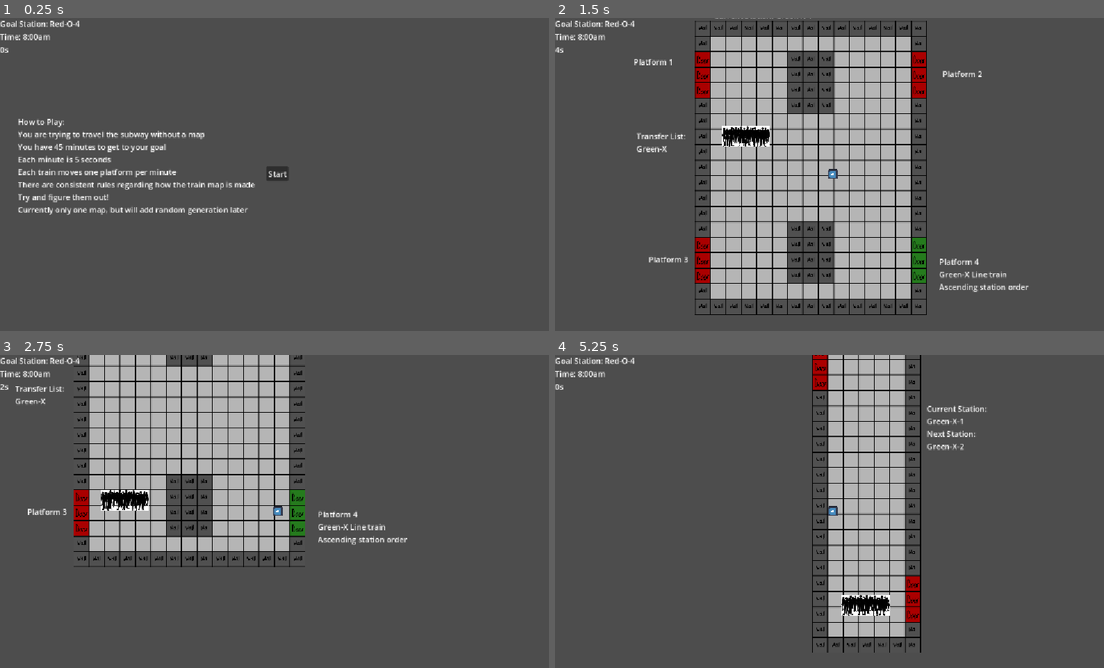
Above: before the commit, frames 1-4 (two rows, left to right).
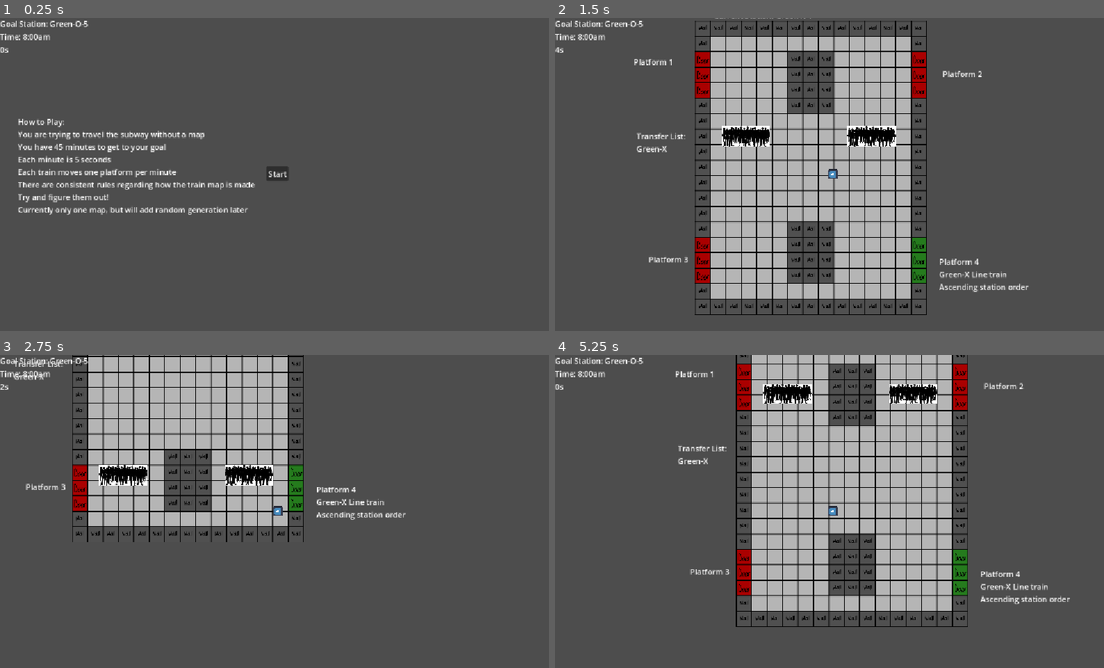
Above: after the commit, the same moments.

Repository: Kcirtapin/P3-Puzzle-Game
Game: Godot game, scene res://Controller/main.tscn
Same seed, same stepped clock (60 frames per second), same inputs: the game is played once before the commit and once after it. The engine's default icon, where the game draws it, is replaced by a stand-in: a white triangle on a blue panel in a dark square.
Inputs:
- Up to frame 1 (0.25 s): no input
- Up to frame 2 (1.5 s): click "Start" at 0.5 s; hold D (right) from 1.28 s (still down)
- Up to frame 3 (2.75 s): release D (right) at 2.03 s; hold S (down) from 2.03 s (still down)
- Up to frame 4 (5.25 s): release S (down) at 2.78 s; hold D (right) 2.78-3.53 s; hold W (up) 3.53-4.28 s; hold A (left) from 4.28 s (still down)

The runs differ from the first frame. In frame 1, less than 0.1% of the frame differs, in the area x 9-17%, y 0-3%; in frame 2, 0.7%; in frame 3, 15%; in frame 4, 29%, in the area x 9-94%, y 0-96%.

Commit message:
Change goal platform

Diff:
--- a/Controller/Controller.gd
+++ b/Controller/Controller.gd
@@ -71,8 +71,8 @@
 			subway_map.set(line,new_line)
 
 		player.set_location_platform("Green-X-1")
-		#goal_location = "Green-O-5"
-		goal_location = "Red-O-4"
+		goal_location = "Green-O-5"
+		#goal_location = "Red-O-4"
 		hud.set_goal(goal_location)
 
 # Determines how many and which trains are at the player's platform
--- a/Rooms/platform_room.gd
+++ b/Rooms/platform_room.gd
@@ -5,11 +5,13 @@
 var transition_list:Array = [null,null,null,null,null]
 @onready var label_list:Array = [null,$Platform1,$Platform2,$Platform3,$Platform4]
 @onready var crowd1:Crowd = $Crowd1
+@onready var crowd2:Crowd = $Crowd2
 
 
 func _ready() -> void:
 	player_start_position = Vector2(300,350)
 	crowd1.start_path(Vector2(170,100),Vector2(170,560))
+	crowd2.start_path(Vector2(430,100),Vector2(430,560))
 
 func add_train(train:Train) -> void:
 	var platform:int = randi_range(1,4)
--- a/Rooms/platform_room.tscn
+++ b/Rooms/platform_room.tscn
@@ -110,6 +110,10 @@
 position = Vector2(170, 100)
 auto_reverse = true
 
+[node name="Crowd2" parent="." unique_id=2016811910 instance=ExtResource("3_63mkv")]
+position = Vector2(430, 100)
+auto_reverse = true
+
 [connection signal="body_entered" from="Door1" to="." method="_on_door_1_body_entered"]
 [connection signal="body_entered" from="Door2" to="." method="_on_door_2_body_entered"]
 [connection signal="body_entered" from="Door3" to="." method="_on_door_3_body_entered"]
Not shown, added: export_presets.cfg
